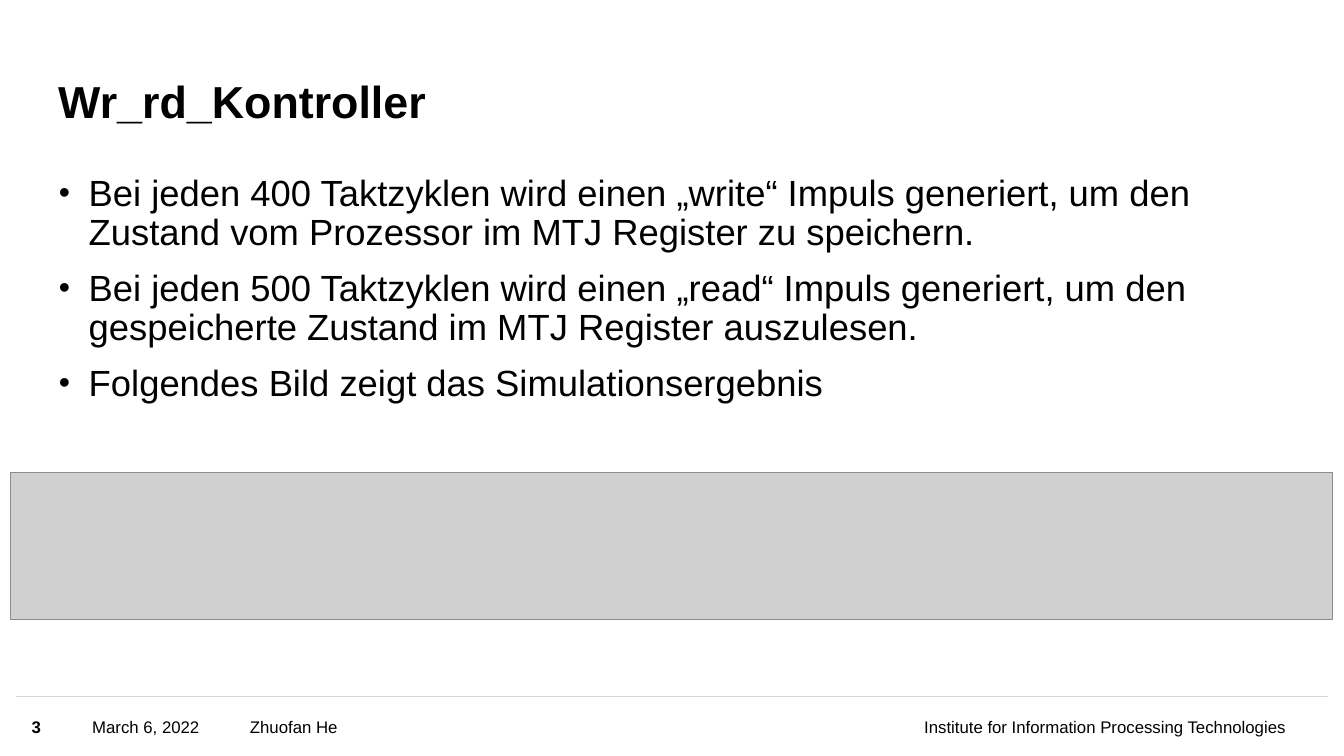
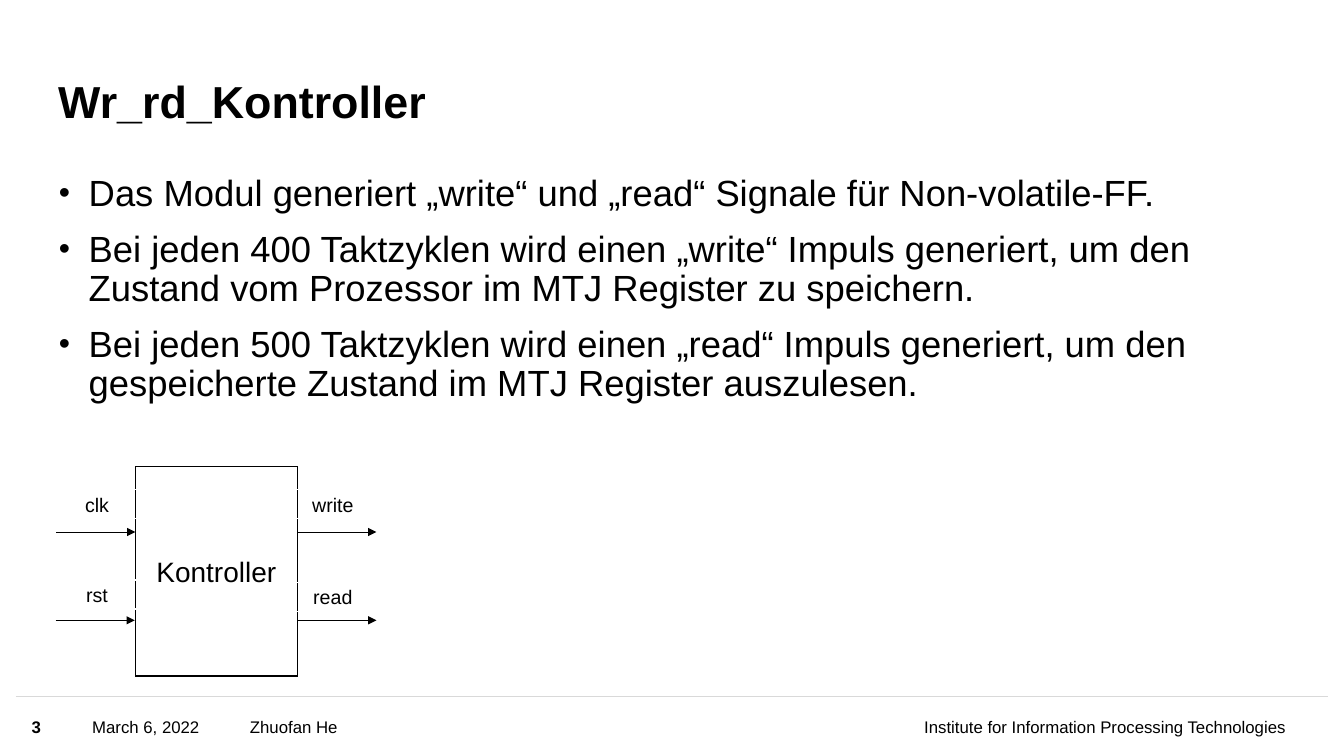
Before and after one commit to feedingmasterHE/MA_Process, a slide deck: slide 3 of 2.18 - 3.06/2.18_3.06_process.pptx. Drawn at 1344x756 pixels with LibreOffice and Linux fonts; fonts in the diff are those of the drawing; grey boxes stand for pictures; background and template pictures are left out. Boxes give left, top, right and bottom in pixels: in the first picture for what was removed or moved away, otherwise in the second. Text is boxed around its words. In the diff, an @@ line names an element or a change of style, - is before the commit and + after.

```diff
--- a/2.18 - 3.06/2.18_3.06_process.pptx
+++ b/2.18 - 3.06/2.18_3.06_process.pptx
@@ text at (89,179,1154,213): paragraph added @@
+• Das Modul generiert „write“ und „read“ Signale für Non-volatile-FF.
@@ text at (89,369,823,404): paragraph removed @@
-• Folgendes Bild zeigt das Simulationsergebnis
@@ picture removed at (11,473,1334,620) @@
@@ rectangle added at (135,467,297,677), fill #FFFFFF, outline #000000 1 pt, 20 pt, text #000000 @@
+Kontroller
@@ rectangle added at (53,490,140,519), outline #FFFFFF 1 pt, 14 pt, text #000000 @@
+clk
@@ rectangle added at (289,490,376,519), outline #FFFFFF 1 pt, 14 pt, text #000000 @@
+write
@@ arrow added from (56, 532) to (135, 532), #000000 0.5 pt @@
@@ arrow added from (297, 532) to (376, 532), #000000 0.5 pt @@
@@ rectangle added at (53,580,140,609), outline #FFFFFF 1 pt, 14 pt, text #000000 @@
+rst
@@ rectangle added at (289,583,376,612), outline #FFFFFF 1 pt, 14 pt, text #000000 @@
+read
@@ arrow added from (55, 620) to (135, 620), #000000 0.5 pt @@
@@ arrow added from (297, 620) to (376, 620), #000000 0.5 pt @@
```
Also in this commit, not shown: 2 other slides changed, 1 slide added.
